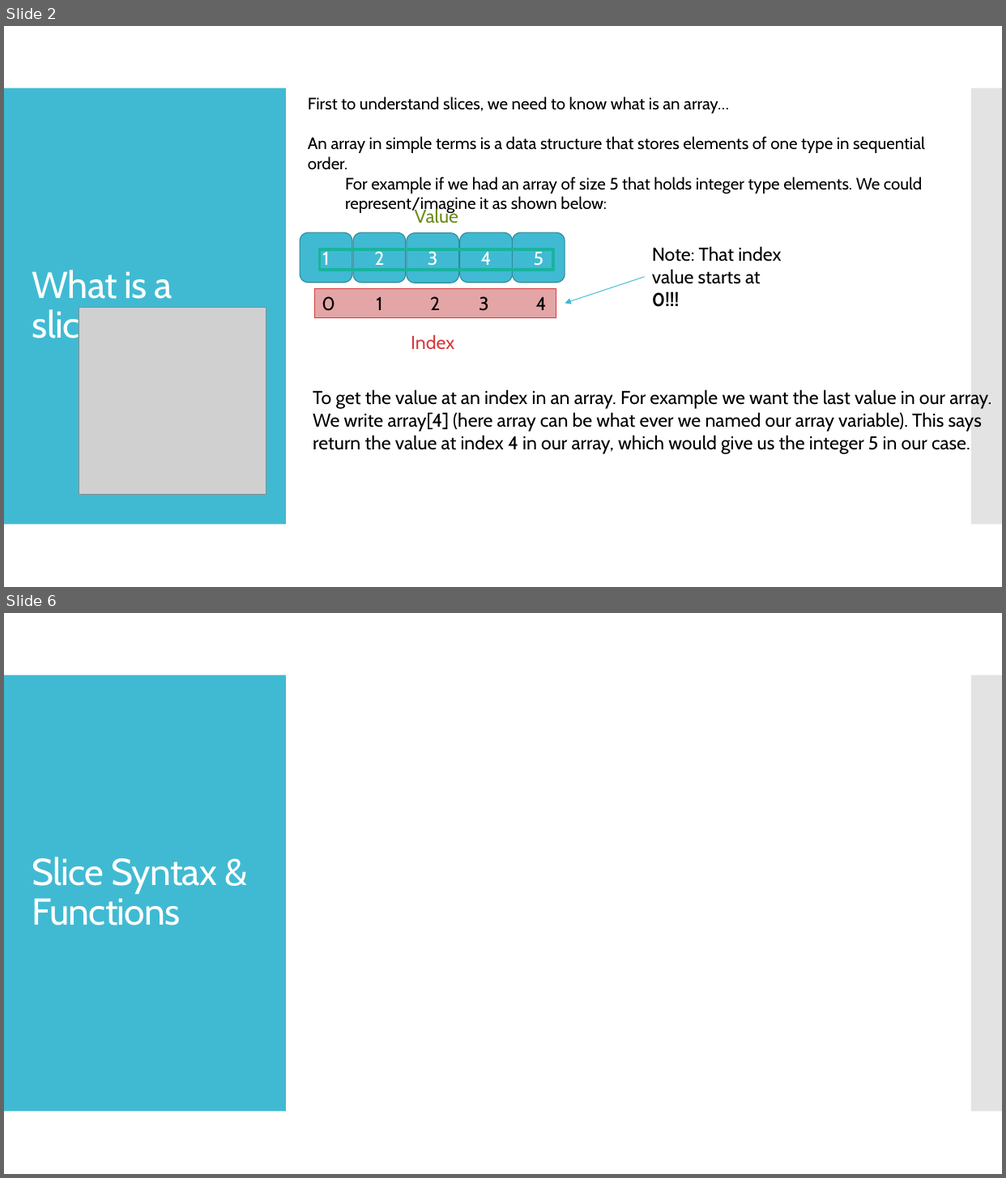
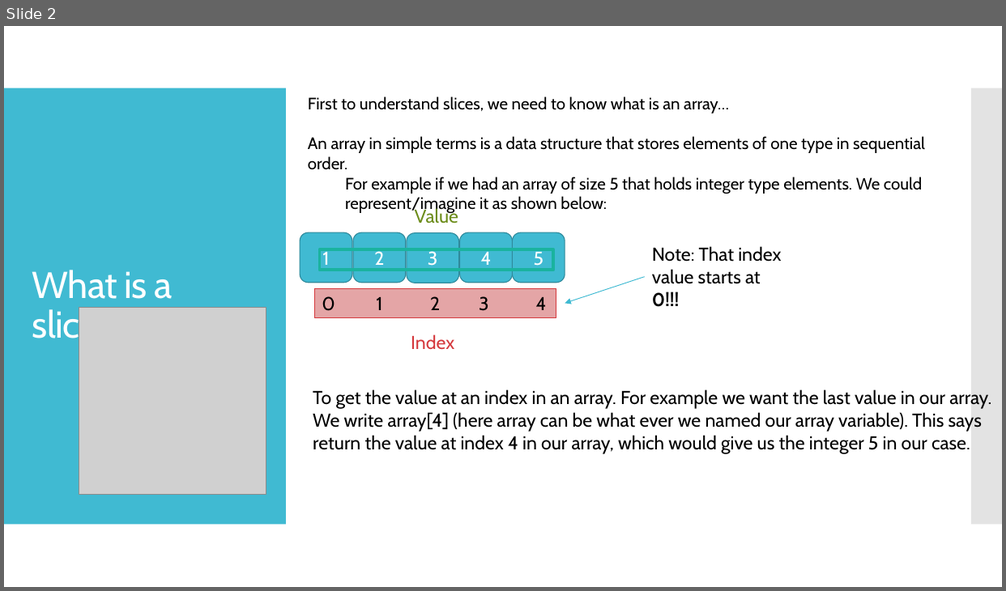
Before and after one commit to kevinlin47/Learn_Go, a slide deck: slices/go_slices.pptx. Shown one above the other, each under a label of ours: slides 2 and 6 before the commit, slide 2 after it; the slides between them are not shown. The pictures are 1006x1178 and 1006x591 pixels, drawn with LibreOffice and Linux fonts; fonts in the diff are those of the drawing; grey boxes stand for pictures. Boxes give left, top, right and bottom in pixels: in the first picture for what was removed or moved away, otherwise in the second. Text is boxed around its words. In the diff, an @@ line names an element or a change of style, - is before the commit and + after.

```diff
--- a/slices/go_slices.pptx
+++ b/slices/go_slices.pptx
@@ slide 6 removed at [4, 613, 1002, 1174], background #FFFFFF; not listed: 2 template elements that a slide beside it also shows @@
@@ title removed at [32, 857, 217, 926] @@
-Slice Syntax & Functions
```
Also in this commit, not shown: 3 slides changed, 2 slides added.
